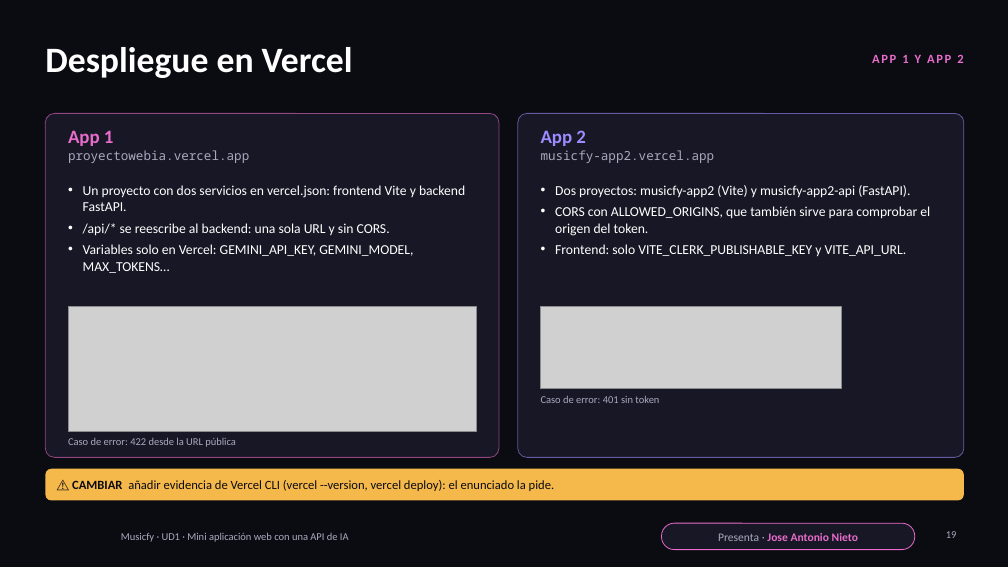
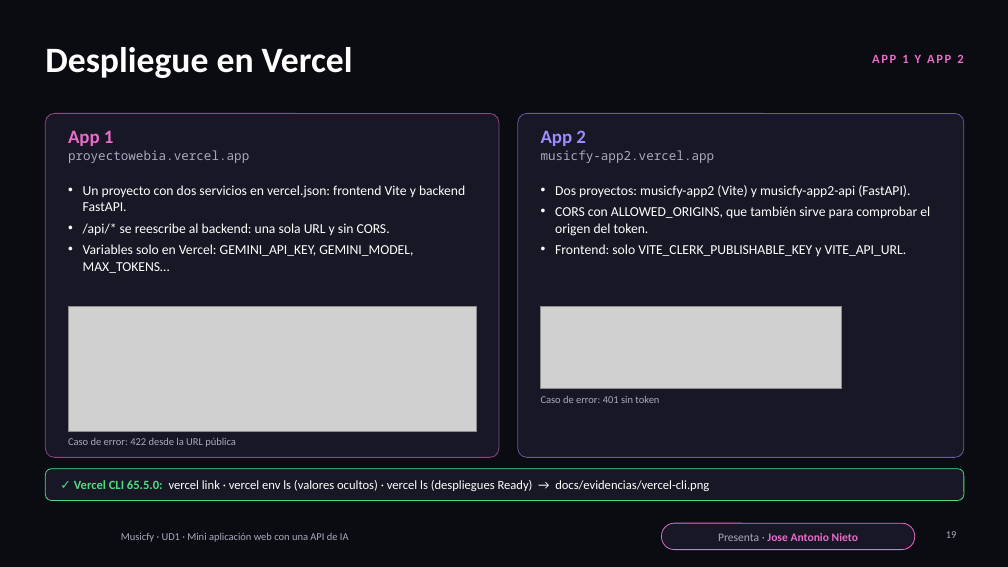
Before and after one commit to N13T4C0/ProyectoWebIA, a slide deck: slide 19 of presentacion/Musicfy-Presentacion.pptx. Drawn at 1008x567 pixels with LibreOffice and Linux fonts; fonts in the diff are those of the drawing; grey boxes stand for pictures; background and template pictures are left out. Boxes give left, top, right and bottom in pixels: in the first picture for what was removed or moved away, otherwise in the second. Text is boxed around its words. In the diff, an @@ line names an element or a change of style, - is before the commit and + after.

```diff
--- a/presentacion/Musicfy-Presentacion.pptx
+++ b/presentacion/Musicfy-Presentacion.pptx
@@ rounded rectangle at (45,469,964,501): fill #F5B84B to #171725; outline none to #4ADE80 0.75 pt @@
@@ text at (74,480,709,491): text changed; text colour #0B0B12 to #FFFFFF @@
-⚠ CAMBIAR añadir evidencia de Vercel CLI (vercel --version, vercel deploy): el enunciado la pide.
+✓ Vercel CLI 65.5.0: vercel link · vercel env ls (valores ocultos) · vercel ls (despliegues Ready) → docs/evidencias/vercel-cli.png
```
Also in this commit, not shown: 2 other slides changed, 1 other file.
